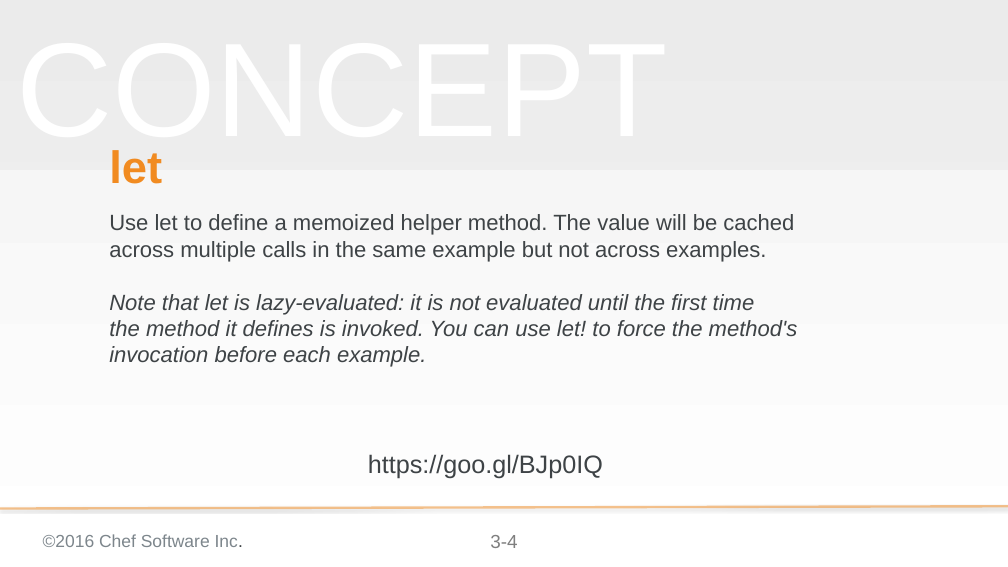
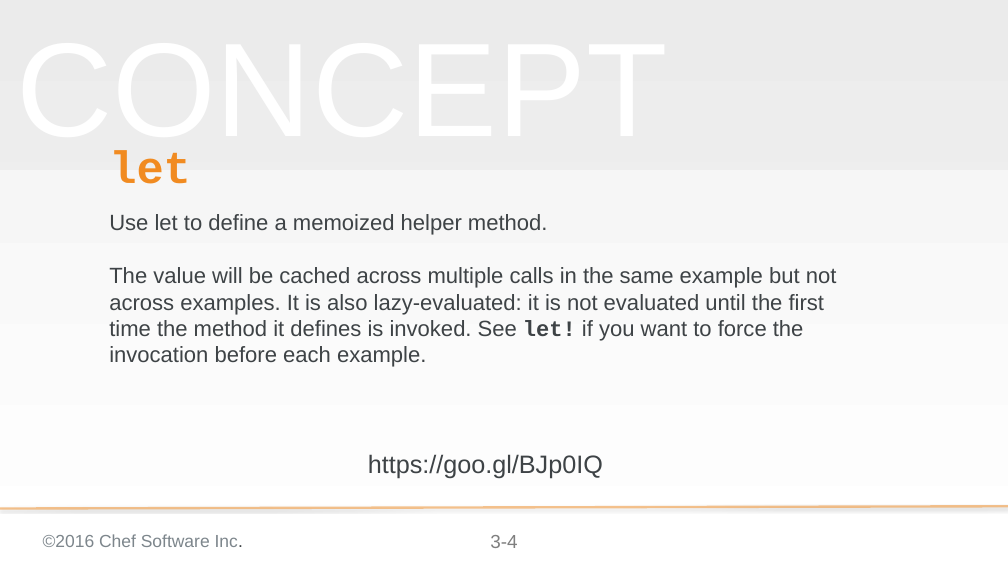
Before and after one commit to chef-training/elegant_tests, a slide deck: slide 4 of 03-let.pptx. Drawn at 1008x567 pixels with LibreOffice and Linux fonts; fonts in the diff are those of the drawing; background and template pictures are left out. Boxes give left, top, right and bottom in pixels: in the first picture for what was removed or moved away, otherwise in the second. Text is boxed around its words. In the diff, an @@ line names an element or a change of style, - is before the commit and + after.

Commit message:
Updates lets section for style

```diff
--- a/03-let.pptx
+++ b/03-let.pptx
@@ title "let" at [109, 151, 191, 184]: font Arial to Courier New @@
@@ subtitle at [109, 214, 837, 367]: text changed; italic off @@
-Use let to define a memoized helper method. The value will be cached
-across multiple calls in the same example but not across examples.
-Note that let is lazy-evaluated: it is not evaluated until the first time
-the method it defines is invoked. You can use let! to force the method's
-invocation before each example.
+Use let to define a memoized helper method.
+The value will be cached across multiple calls in the same example but not across examples. It is also lazy-evaluated: it is not evaluated until the first time the method it defines is invoked. See let! if you want to force the invocation before each example.
```
Also in this commit, not shown: 1 other slide changed.
